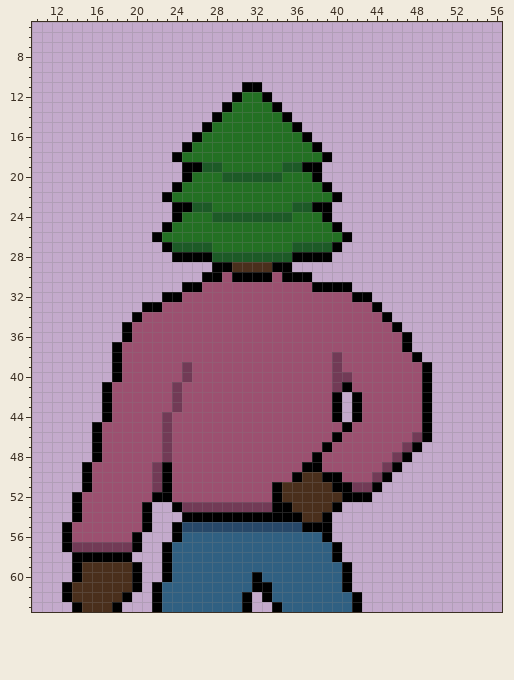
Pixel-art sprite: Assets/Resources/Sprites/Characters/tree_head.png. Above is the file before it was changed.
The file is 64x64 pixels. Shown: x 10..56, y 5..63.
After the commit:
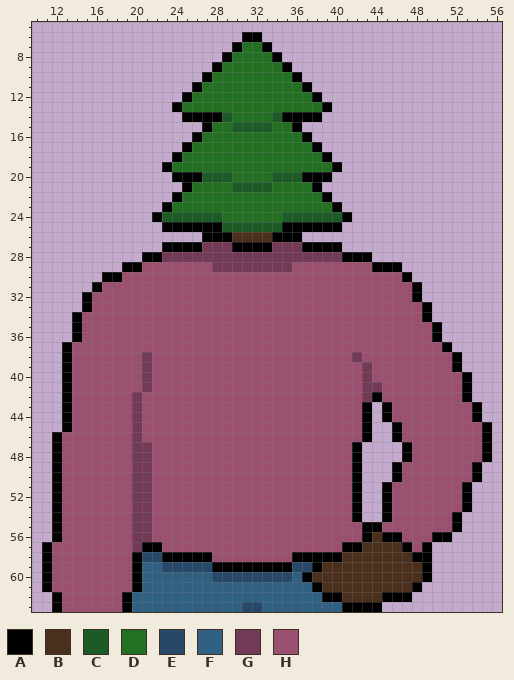
Palette (. is transparent): A #000000  B #4a2f1c  C #1c5a26  D #237023  E #274869  F #306082  G #723a56  H #9c5070
Edits made:
y 6: x 31..32 .. -> AA
y 7: x 30..33 .... -> ADDA
y 8: x 29..34 ...... -> ADDDDA
y 9: x 28..35 ........ -> ADDDDDDA
y 10: x 27..36 .......... -> ADDDDDDDDA
y 11: x 26..37 .....AA..... -> ADDDDDDDDDDA
y 12: x 25..30 .....A -> ADDDDD; x 33..38 A..... -> DDDDDA
y 13: x 24..29 .....A -> ADDDDD; x 34..39 A..... -> DDDDDA
y 14: x 25..27 ... -> AAA; x 29 D -> C; x 34 D -> C; x 36..38 ... -> AAA
y 15: x 30..33 DDDD -> CCCC
y 19: x 23..28 ..AACC -> ADDDDD; x 35..40 CCAA.. -> DDDDDA
y 20: x 24 . -> A; x 26..28 DDD -> ACC; x 30..33 CCCC -> DDDD; x 35..37 DDD -> CCA; x 39 . -> A
y 21: x 24..25 AD -> .A; x 30..33 DDDD -> CCCC; x 38..39 DA -> A.
y 22: x 23..24 AD -> .A; x 39..40 DA -> A.
y 23: x 23..27 .AACC -> ADDDD; x 36..40 CCAA. -> DDDDA
y 24: x 22..27 ..ADDD -> ACCCCC; x 29..34 CCCCCC -> DDDDDD; x 36..41 DDDA.. -> CCCCCA
y 25: x 24..39 DDDDDDDDDDDDDDDD -> AAAAACCCCCCAAAAA
y 26: x 22..41 ADDDDDDDDDDDDDDDDDDA -> .....AAABBBBAAA.....
y 27: x 24..39 CCCCDDDDDDDDCCCC -> AAAGGGAAAAGGGAAA
y 28: x 21..43 ...AAAACCCCCCCCAAAA.... -> AAGGGGGGGGGGGGGGGGGGAAA
y 29: x 19..46 .........AABBBBAA........... -> AAHHHHHHHGGGGGGGGHHHHHHHHAAA
y 30: x 17..28 ..........AA -> AAHHHHHHHHHH; x 30..33 AAAA -> HHHH; x 35..47 AAA.......... -> HHHHHHHHHHHHA
y 31: x 16..26 .........AA -> AHHHHHHHHHH; x 38..48 AAAA....... -> HHHHHHHHHHA
y 32: x 15..24 ........AA -> AHHHHHHHHH; x 42..48 AA..... -> HHHHHHA
y 33: x 15..22 ......AA -> AHHHHHHH; x 44..49 A..... -> HHHHHA
y 34: x 14..20 ......A -> AHHHHHH; x 45..49 A.... -> HHHHA
y 35: x 14..19 .....A -> AHHHHH; x 46..50 A.... -> HHHHA
y 36: x 14..19 .....A -> AHHHHH; x 47..50 A... -> HHHA
y 37: x 13..18 .....A -> AHHHHH; x 47..51 A.... -> HHHHA
y 38: x 13..18 .....A -> AHHHHH; x 21 H -> G; x 40 G -> H; x 42 H -> G; x 48..52 A.... -> HHHHA
y 39: x 13..18 .....A -> AHHHHH; x 21 H -> G; x 25 G -> H; x 40 G -> H; x 43 H -> G; x 49..52 A... -> HHHA
y 40: x 13..18 .....A -> AHHHHH; x 21 H -> G; x 25 G -> H; x 40..41 GG -> HH; x 43 H -> G; x 49..53 A.... -> HHHHA
y 41: x 13..17 ....A -> AHHHH; x 21 H -> G; x 24 G -> H; x 40..41 GA -> HH; x 43..44 HH -> GG; x 49..53 A.... -> HHHHA
y 42: x 13..17 ....A -> AHHHH; x 20 H -> G; x 24 G -> H; x 40..44 A.AHH -> HHHGA; x 49..53 A.... -> HHHHA
y 43: x 13..17 ....A -> AHHHH; x 20 H -> G; x 24 G -> H; x 40..45 A.AHHH -> HHHA.A; x 49..54 A..... -> HHHHHA
y 44: x 13..17 ....A -> AHHHH; x 20 H -> G; x 23 G -> H; x 40..45 A.AHHH -> HHHA.A; x 49..54 A..... -> HHHHHA
y 45: x 13..16 ...A -> AHHH; x 20 H -> G; x 23 G -> H; x 41 A -> H; x 43..46 HHHH -> A..A; x 49..55 A...... -> HHHHHHA
y 46: x 12..16 ....A -> AHHHH; x 20 H -> G; x 23 G -> H; x 40 A -> H; x 43..46 HHHH -> A..A; x 48..55 GA...... -> HHHHHHHA
y 47: x 12..16 ....A -> AHHHH; x 20..21 HH -> GG; x 23 G -> H; x 39 A -> H; x 42..55 HHHHHGA....... -> A....AHHHHHHHA
y 48: x 12..16 ....A -> AHHHH; x 20..21 HH -> GG; x 23 G -> H; x 38 A -> H; x 42..46 HHHHG -> A....; x 48..55 ........ -> HHHHHHHA
y 49: x 12..15 ...A -> AHHH; x 20..23 HHGA -> GGHH; x 37..38 AA -> HH; x 42..45 HHHG -> A...; x 47..54 ........ -> HHHHHHHA
y 50: x 12..15 ...A -> AHHH; x 20..23 HHGA -> GGHH; x 36..40 ABBAA -> HHHHH; x 42..54 HHGA......... -> A...AHHHHHHHA
y 51: x 12..15 ...A -> AHHH; x 20..23 HHGA -> GGHH; x 34..53 ABBBBBAAGGA......... -> HHHHHHHHA..AHHHHHHHA
y 52: x 12..14 ..A -> AHH; x 20..23 HHAA -> GGHH; x 34..41 ABBBBBBA -> HHHHHHHH; x 43 A -> .; x 45..53 ......... -> AHHHHHHHA
y 53: x 12..14 ..A -> AHH; x 20..42 HA..AGGGGGGGGGAABBBBA.. -> GGHHHHHHHHHHHHHHHHHHHHA; x 45..53 ......... -> AHHHHHHHA
y 54: x 12..14 ..A -> AHH; x 20..42 HA...AAAAAAAAAAAABBA... -> GGHHHHHHHHHHHHHHHHHHHHA; x 45..52 ........ -> AHHHHHHA
y 55: x 12..13 .A -> AH; x 20..52 HA..AEEEEEEEEEEEEAAA............. -> GGHHHHHHHHHHHHHHHHHHHHHAAHHHHHHHA
y 56: x 12..13 .A -> AH; x 20..51 A...AFFFFFFFFFFFFFFA............ -> GGHHHHHHHHHHHHHHHHHHHHHABAAHHHAA
y 57: x 11..49 ..AGGGGGGA..AFFFFFFFFFFFFFFFFA......... -> AHHHHHHHHGAAHHHHHHHHHHHHHHHHHHAABBBBAHA
y 58: x 11..22 ...AAAAAA... -> AHHHHHHHHAEE; x 24..39 FFFFFFFFFFFFFFFF -> AAAAHHHHHHHHAAAA; x 41..49 ......... -> BBBBBBBAA
y 59: x 11..19 ...ABBBBB -> AHHHHHHHH; x 21..49 ..AFFFFFFFFFFFFFFFFFA........ -> FFEEEEEAAAAAAAAEEABBBBBBBBBBA
y 60: x 11..19 ...ABBBBB -> AHHHHHHHH; x 21..23 ..A -> FFF; x 28..35 FFFFAFFF -> EEEEEEEE; x 37..49 FFFFA........ -> ABBBBBBBBBBBA
y 61: x 11..19 ..ABBBBBB -> AHHHHHHHH; x 21..22 .A -> FF; x 32..33 AA -> FF; x 38..48 FFFA....... -> ABBBBBBBBBA
y 62: x 12..18 .ABBBBB -> AHHHHHH; x 20..22 ..A -> FFF; x 31..33 A.A -> FFF; x 39..47 FFFA..... -> AABBBBAAA
y 63: x 12..22 ..ABBBA...A -> AHHHHHHAFFF; x 31..34 A..A -> EEFF; x 41 F -> A; x 43..44 .. -> AA
